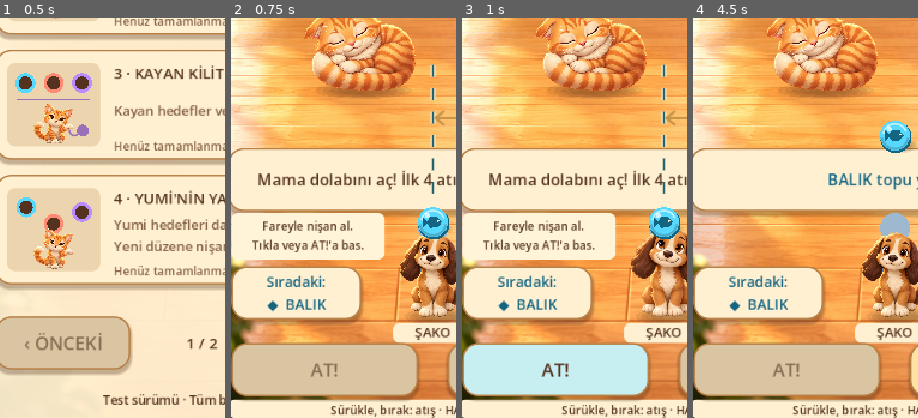
Above: before the commit, frames 1-4 (left to right).
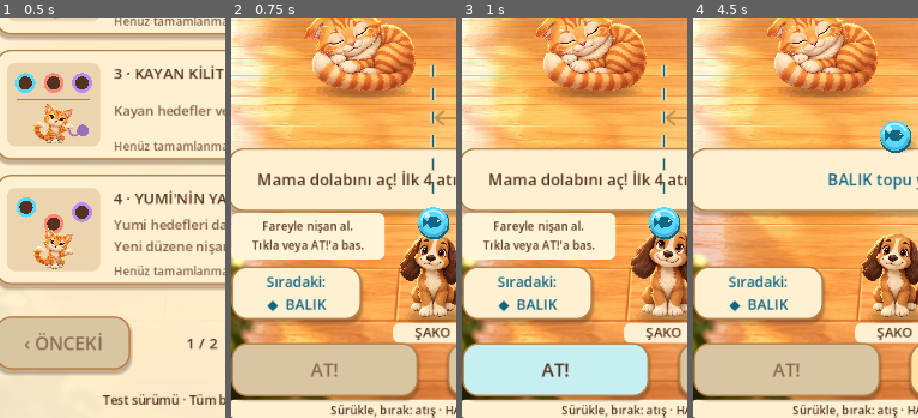
Above: after the commit, the same moments.

Repository: luzumsuzlar/yummyveshaco
Game: Godot game, scene res://scenes/main.tscn
Two runs of this game, one before a commit and one after it. Both use one fixed random seed, a clock stepped at 60 frames per second and the inputs below.
Inputs (mouse positions are % of the whole screen's width and height, from its top left):
- Up to frame 1 (0.5 s): no input
- Up to frame 2 (0.75 s): click "1 · MAMA DOLABI" at 0.5 s
- Up to frame 3 (1 s): no input
- Up to frame 4 (4.5 s): tap Enter at 1.25 s; move the mouse to (72, 45) at 1.27 s; hold D 1.28-2 s; tap P at 1.35 s; click (72, 45) at 1.42 s; tap Space at 1.52 s; click "HAV! 3/3" at 2 s; click "↻" at 2.75 s; click "≡" at 3.5 s; click "DEVAM ET" at 4.25 s
The pictures show only the part of the screen within x 5-55%, y 50-100%; the shares and areas given below are measured in that part.

Frame 1 is identical in both runs. In frame 2, less than 0.1% of the frame differs, in the area x 83-96%, y 52-64%; in frame 3, less than 0.1%; in frame 4, 0.6%, in the area x 83-97%, y 48-64%.

Commit message:
Remove legacy gray launcher muzzle reported as ball residue

Diff:
--- a/scripts/main.gd
+++ b/scripts/main.gd
@@ -2158,8 +2158,7 @@
 				draw_line(start, start + direction * 13.0, CREAM, 5.0, true)
 				draw_line(start, start + direction * 13.0, Color("24616b"), 2.0, true)
 
-	draw_line(LAUNCH_POS, muzzle, Color("5d7898"), 30.0, true)
-	draw_circle(muzzle, 18, Color("9db8cf"))
+	# The loaded ball belongs to Shako; no mechanical muzzle remains after launch.
 	draw_shako_face(LAUNCH_POS + Vector2(0, 18))
 	if not ball_active and game_state == "playing" and progress < sequence.size():
 		if memory_clue_hidden():
--- /dev/null
+++ b/tests/launcher_preview.gd
@@ -0,0 +1,38 @@
+extends SceneTree
+
+func _initialize() -> void:
+	call_deferred("capture")
+
+func capture() -> void:
+	var game = load("res://scenes/main.tscn").instantiate()
+	root.add_child(game)
+	game.set_process(false)
+	DirAccess.make_dir_recursive_absolute("res://exports/launcher-preview")
+	game.start_level(0)
+	game.shot_delay = 0
+	for state in ["loaded", "flight", "paused-flight"]:
+		if state == "flight":
+			game.launch_ball()
+			game.ball_position = Vector2(270, 420)
+		if state == "paused-flight":
+			game.pause_game()
+			game.pause_panel.hide()
+		game.queue_redraw()
+		await process_frame
+		await RenderingServer.frame_post_draw
+		var picture := root.get_texture().get_image()
+		if picture.save_png("res://exports/launcher-preview/%s.png" % state) != OK:
+			quit(1)
+			return
+		if state != "loaded":
+			var old_muzzle := Color("9db8cf")
+			for y in range(577, 591):
+				for x in range(209, 223):
+					var pixel := picture.get_pixel(x, y)
+					if absf(pixel.r - old_muzzle.r) < 0.02 and absf(pixel.g - old_muzzle.g) < 0.02 and absf(pixel.b - old_muzzle.b) < 0.02:
+						push_error("Legacy gray muzzle still visible: " + state)
+						quit(1)
+						return
+	game.free()
+	print("Launcher previews: no legacy gray circle in flight or pause")
+	quit()
Not shown, changed: docs/DEVELOPMENT_LOG.md
